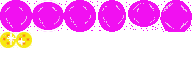
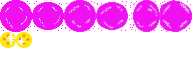
Before/after of a 192×64 layered artwork. What changed in the layer stack:
painted on "pink.png" over [64, 0, 192, 32]
